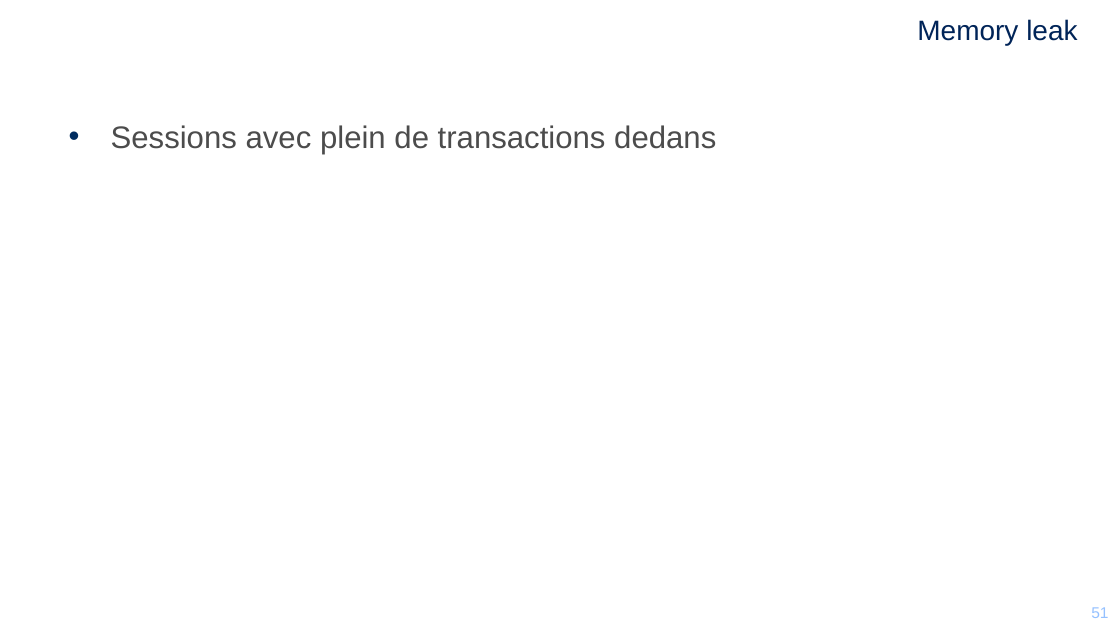
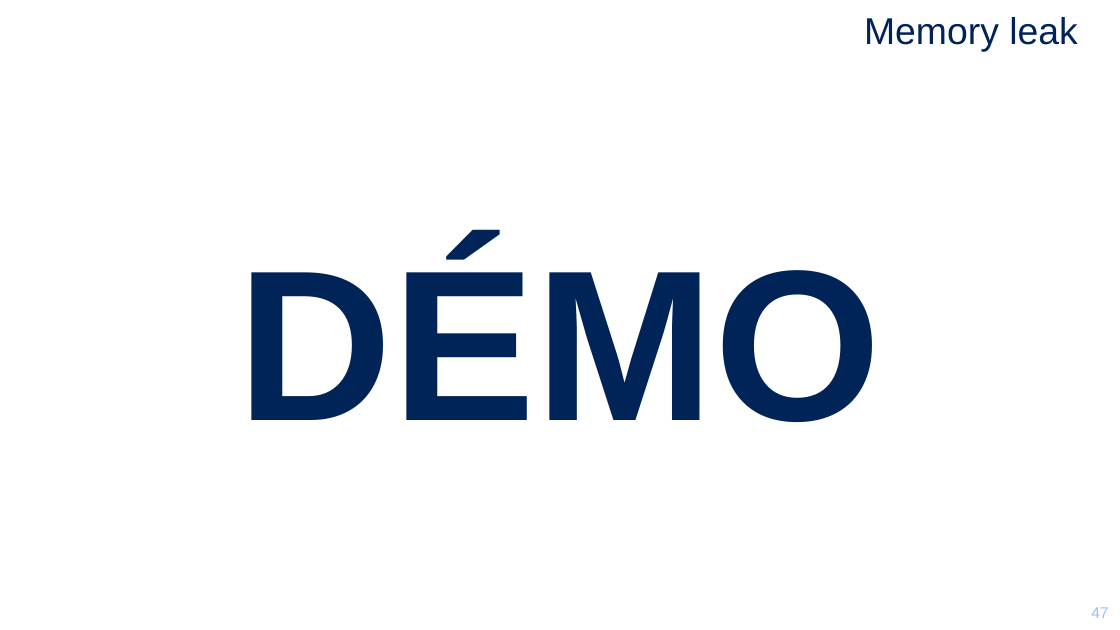
Before and after one commit to mikrob/perfuniversity, a slide deck: slide 47 of PerfUniversity.pptx (slide 51 before the commit). Drawn at 1120x630 pixels with LibreOffice and Linux fonts; fonts in the diff are those of the drawing; background and template pictures are left out. Boxes give left, top, right and bottom in pixels: in the first picture for what was removed or moved away, otherwise in the second. Text is boxed around its words. In the diff, an @@ line names an element or a change of style, - is before the commit and + after.

```diff
--- a/PerfUniversity.pptx
+++ b/PerfUniversity.pptx
@@ title "Memory leak" at (x1=864, y1=17, x2=1077, y2=52): size 18 to 24 pt @@
@@ text removed at (x1=111, y1=125, x2=716, y2=155) @@
-• Sessions avec plein de transactions dedans
@@ text added at (x1=238, y1=250, x2=882, y2=422), 138 pt, text #002458, bold @@
+DÉMO
@@ page number at (x1=1082, y1=607, x2=1099, y2=618): text changed @@
-51
+47
@@ page number at (x1=1091, y1=607, x2=1108, y2=618): text changed @@
-51
+47
```
Also in this commit, not shown: 13 other slides changed, 8 slides added, 12 slides removed.
